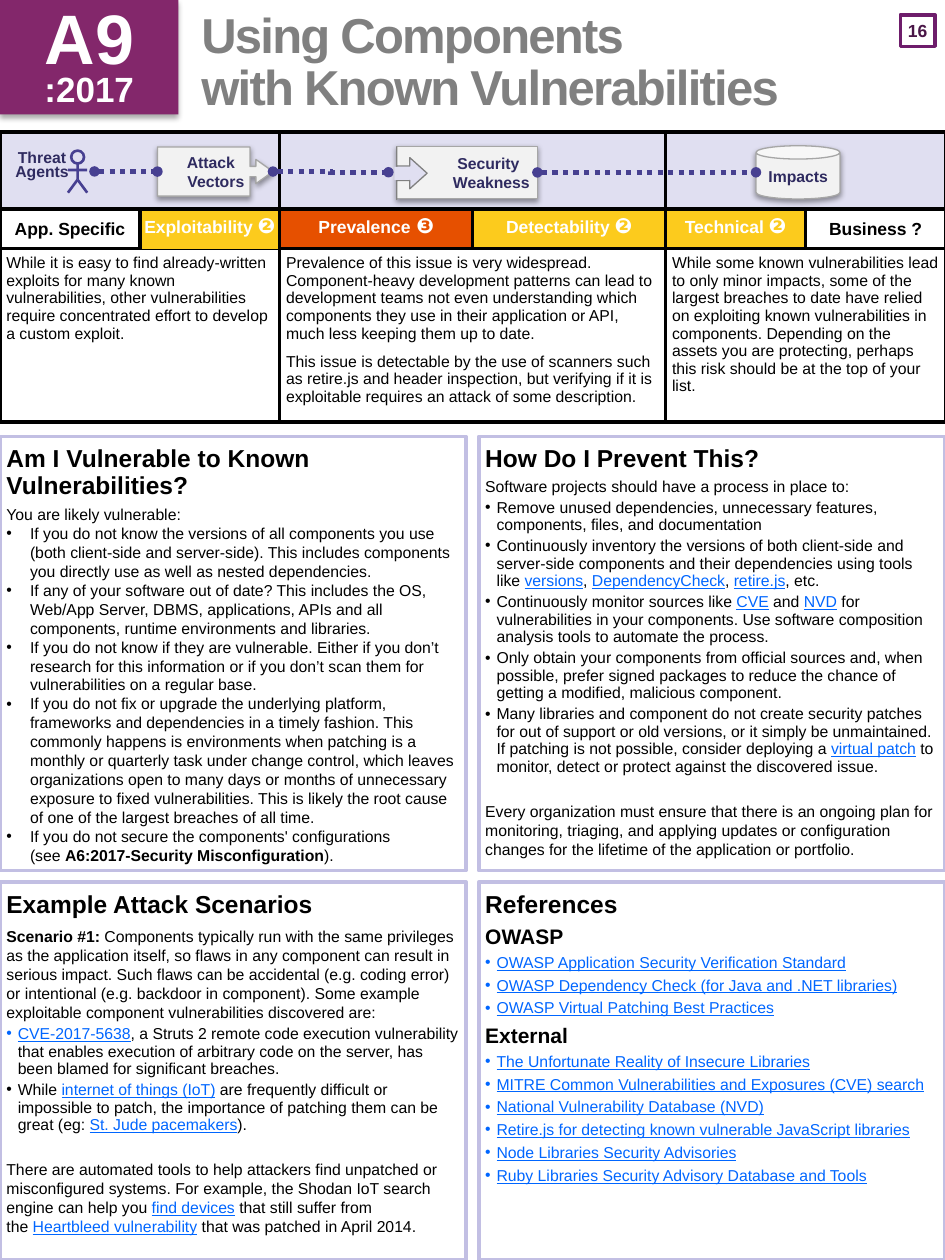
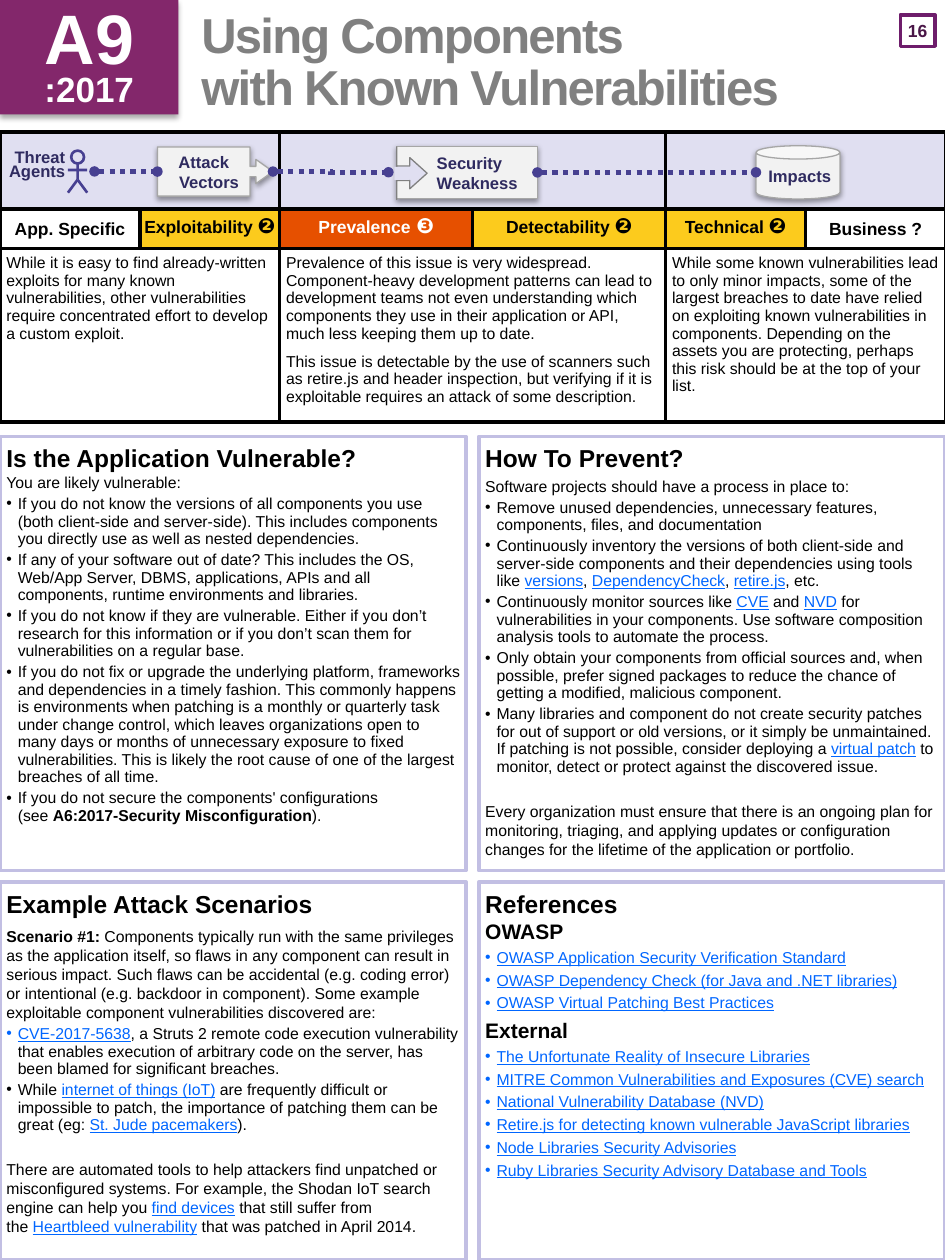
Before and after one commit to OWASP/Top10, a slide deck: slide 17 of 2017/OWASP Top 10 2017 GM (en).pptx. Drawn at 945x1260 pixels with LibreOffice and Linux fonts; fonts in the diff are those of the drawing. Boxes give left, top, right and bottom in pixels: in the first picture for what was removed or moved away, otherwise in the second. Text is boxed around its words. In the diff, an @@ line names an element or a change of style, - is before the commit and + after.

Commit message:
Updated 'OWASP Top 10 2017 GM (en)': PPTX and PDF
OWASP Top 10 2017 GM (en).pptx
OWASP Top 10 2017 GM (en).pdf

```diff
--- a/2017/OWASP Top 10 2017 GM (en).pptx
+++ b/2017/OWASP Top 10 2017 GM (en).pptx
@@ table at (0, 132, 945, 422) @@
@@ text colour #FFFFFF to #000000 in "Exploitability ❷", "Detectability ❷", "Technical ❷" @@
@@ borders changed @@
@@ text "Threat Agents" at (9, 151, 66, 181): size 9 to 9.5 pt; alignment centre to right @@
@@ size 9 to 9.5 pt in 3 elements at (756, 146, 840, 199), (158, 147, 273, 197), (397, 146, 538, 199) @@
@@ text at (6, 449, 356, 472): text changed @@
-Am I Vulnerable to Known Vulnerabilities?
+Is the Application Vulnerable?
@@ text at (485, 450, 684, 468): text changed @@
-How Do I Prevent This?
+How To Prevent?
@@ text at (18, 497, 459, 825): indent changed; line spacing 1 to 10pt; more space between paragraphs @@
@@ text at (485, 895, 617, 940): less space between paragraphs; line spacing 1 to 0.8; more space between paragraphs @@
```
Also in this commit, not shown: 25 other slides changed, 1 slide added, 1 other file.
